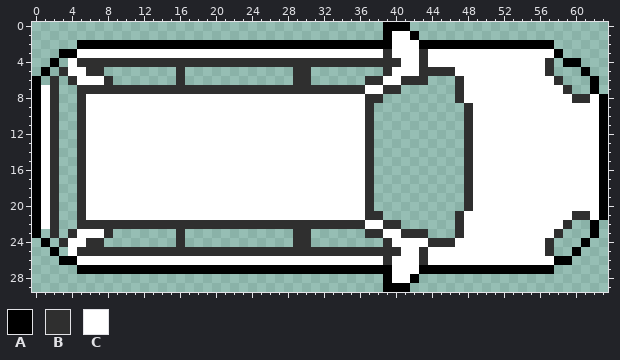
Two versions of one pixel-art file, LD48/Content/Textures/car1.ase. This is how it looked before the edit.
64x30 pixels, 1 frame.
Palette (. is transparent): A #000000  B #2f2f2f  C #ffffff
Pixels before, first column x 0:
 0 .......................................AAA......................
 1 .......................................ACCA.....................
 2 .....AAAAAAAAAAAAAAAAAAAAAAAAAAAAAAAAAAACCCAAAAAAAAAAAAAAA......
 3 ...AACCCCCCCCCCCCCCCCCCCCCCCCCCCCCCCCCCBCCCBCCCCCCCCCCCCCCA.....
 4 ..A.CBBBBBBBBBBBBBBBBBBBBBBBBBBBBBBBBBBBBCCBCCCCCCCCCCCCCB.AA...
 5 .A.BCCBB........B............BB........BCCCBBBBCCCCCCCCCCB...A..
 6 A.B.BCCCB.......B............BB......BBCCBBB...BCCCCCCCCCCB...A.
 7 ACB..BBBBBBBBBBBBBBBBBBBBBBBBBBBBBBBBCCBB......BCCCCCCCCCCCB..A.
 8 ACB..BCCCCCCCCCCCCCCCCCCCCCCCCCCCCCCCBB........BCCCCCCCCCCCCBBCA
 9 ACB..BCCCCCCCCCCCCCCCCCCCCCCCCCCCCCCCB..........BCCCCCCCCCCCCCCA
10 ACB..BCCCCCCCCCCCCCCCCCCCCCCCCCCCCCCCB..........BCCCCCCCCCCCCCCA
11 ACB..BCCCCCCCCCCCCCCCCCCCCCCCCCCCCCCCB..........BCCCCCCCCCCCCCCA
12 ACB..BCCCCCCCCCCCCCCCCCCCCCCCCCCCCCCCB..........BCCCCCCCCCCCCCCA
13 ACB..BCCCCCCCCCCCCCCCCCCCCCCCCCCCCCCCB..........BCCCCCCCCCCCCCCA
14 ACB..BCCCCCCCCCCCCCCCCCCCCCCCCCCCCCCCB..........BCCCCCCCCCCCCCCA
15 ACB..BCCCCCCCCCCCCCCCCCCCCCCCCCCCCCCCB..........BCCCCCCCCCCCCCCA
16 ACB..BCCCCCCCCCCCCCCCCCCCCCCCCCCCCCCCB..........BCCCCCCCCCCCCCCA
17 ACB..BCCCCCCCCCCCCCCCCCCCCCCCCCCCCCCCB..........BCCCCCCCCCCCCCCA
18 ACB..BCCCCCCCCCCCCCCCCCCCCCCCCCCCCCCCB..........BCCCCCCCCCCCCCCA
19 ACB..BCCCCCCCCCCCCCCCCCCCCCCCCCCCCCCCB..........BCCCCCCCCCCCCCCA
20 ACB..BCCCCCCCCCCCCCCCCCCCCCCCCCCCCCCCB..........BCCCCCCCCCCCCCCA
21 ACB..BCCCCCCCCCCCCCCCCCCCCCCCCCCCCCCCBB........BCCCCCCCCCCCCBBCA
22 ACB..BBBBBBBBBBBBBBBBBBBBBBBBBBBBBBBBCCBB......BCCCCCCCCCCCB..A.
23 A.B.BCCCB.......B............BB......BBCCBBB...BCCCCCCCCCCB...A.
24 .A.BCCBB........B............BB........BCCCCBBBCCCCCCCCCCB...A..
25 ..A.CBBBBBBBBBBBBBBBBBBBBBBBBBBBBBBBBBBBBCCBCCCCCCCCCCCCCB..A...
26 ...AACCCCCCCCCCCCCCCCCCCCCCCCCCCCCCCCCCBCCCBCCCCCCCCCCCCCCAA....
27 .....AAAAAAAAAAAAAAAAAAAAAAAAAAAAAAAAAAACCCAAAAAAAAAAAAAAA......
28 .......................................ACCA.....................
29 .......................................AAA......................
Now the later version:
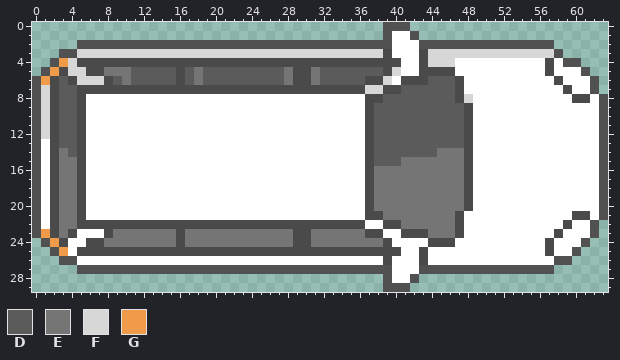
Colours new in this view: D #5b5b5b  E #757575  F #d7d7d7  G #f09b49
Difference:
layer "Layer" now shown
colour A: #000000 -> #515151
colour B: #2f2f2f -> #4a4a4a
Changed rows in their new state; - is a pixel that keeps its letter.
Layers "Layer 1", "Layer":
first column x 1:
 3 ----FFFFFFFFFFFFFFFFFFFFFFFFFFFFFFFFFF-----FFFFFFFFFFFFFF----
 4 --GF---------------------------------------FFF-----------C---
 5 -G-FF--EEEDDDDD-DEDDDDDDDDDE--EDDDDDDD-F-----------------CCC-
 6 G-D-FFF-DEDDDDD-DEDDDDDDDDDE--EDDDDD--F----DDD------------CCC
 7 F-DD--------------------------------FF--DDDDDD-------------CC
 8 F-DD----------------------------------DDDDDDDD-F-------------
 9 F-DD---------------------------------DDDDDDDDDD--------------
10 F-DD---------------------------------DDDDDDDDDD--------------
11 F-DD---------------------------------DDDDDDDDDD--------------
12 F-DD---------------------------------DDDDDDDDDD--------------
13 --DD---------------------------------DDDDDDDDDD--------------
14 --ED---------------------------------DDDDDDDEEE--------------
15 --EE---------------------------------DDDEEEEEEE--------------
16 --EE---------------------------------EEEEEEEEEE--------------
17 --EE---------------------------------EEEEEEEEEE--------------
18 --EE---------------------------------EEEEEEEEEE--------------
19 --EE---------------------------------EEEEEEEEEE--------------
20 --EE---------------------------------EEEEEEEEEE--------------
21 --EE----------------------------------EEEEEEEE---------------
22 --EE------------------------------------EEEEEE-------------CC
23 G-E-----EEEEEEE-EEEEEEEEEEEE--EEEEEE-------EEE------------CCC
24 -G-----EEEEEEEE-EEEEEEEEEEEE--EEEEEEEE-------------------CCC-
25 --G------------------------------------------------------CC--
